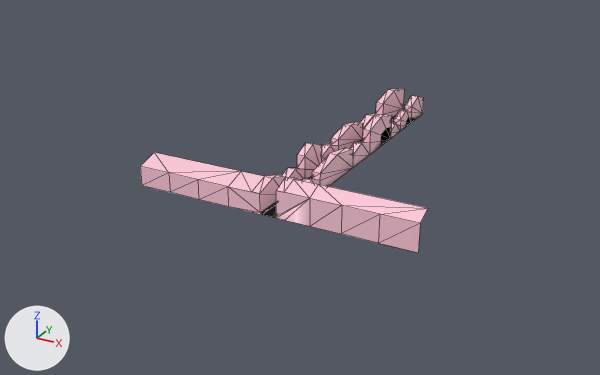
What one commit did to the OBJ model game/assets/models/road.obj.
One viewpoint serves both versions: a camera (50 mm lens) standing at (54.3, -85.5, 48.0) and looking at (-3.3, 19.3, -4.5). Arrows for +X, +Y and +Z are at lower left; the lights stay in place. Mesh edges are drawn as thin lines. Where no turn or scale is listed for an object, it has been applied to the vertices.

Names of what the first picture shows: 'Road'.
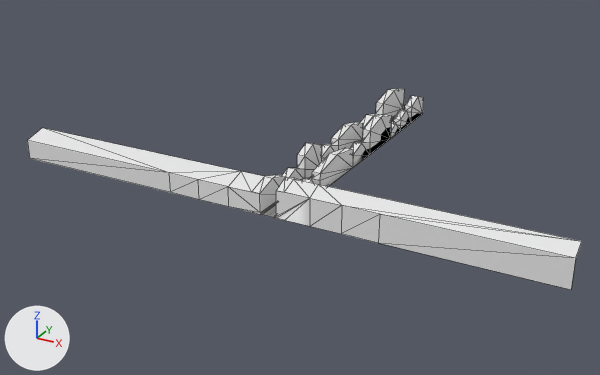
What differs and where, as boxes (x1, y1, x2, y2) in the pictures (600 x 375 px; the box of a moved part takes in the faces that stretch with it):
'Road', reshaped (92% wider, 23% taller)
    before: (140, 88, 428, 252)
    after: (27, 88, 582, 290)
part 1 of me_road, moved or reshaped
    before: (320, 185, 428, 252)
    after: (320, 185, 582, 290)
part 2 of me_road, moved or reshaped
    before: (140, 152, 238, 192)
    after: (27, 128, 238, 192)
part 3 of me_road, recoloured (pink to grey)
    both: (169, 89, 424, 243)
part 4 of me_road, recoloured (pink to white)
    both: (171, 88, 418, 218)
part 5 of me_road, recoloured
    both: (263, 119, 394, 218)
part 6 of me_road, recoloured
    both: (261, 109, 404, 217)

What changed in the scene script:
```text
Add mat_pavement_003:
    mat_pavement_003 = principled_material('Pavement.003')
    mat_pavement_003.base_color = (0.8, 0.8, 0.8)  # white #e7e7e7
    mat_pavement_003.roughness = 1.0
Add mat_asphalt_003:
    mat_asphalt_003 = principled_material('Asphalt.003')
    mat_asphalt_003.base_color = (0.8, 0.8, 0.8)  # white #e7e7e7
    mat_asphalt_003.roughness = 1.0
Add mat_houses_002:
    mat_houses_002 = principled_material('Houses.002')
    mat_houses_002.base_color = (0.8, 0.8, 0.8)  # white #e7e7e7
    mat_houses_002.roughness = 1.0
Change me_road:
    used by ob_road; location = (0.0, 0.0, 0.0)
    before: 144 (23.8, 0.0, 4.0) at pixel (420, 223), 146 (23.8, 0.0, 0.0) at pixel (418, 252), 149 (23.8, 2.4, 5.0) at pixel (428, 208)
    before: 151 (-18.8, 3.4, 4.0) at pixel (154, 152), 152 (-18.8, 0.0, 3.0) at pixel (140, 166), 154 (-18.8, 0.0, 0.0) at pixel (141, 185)
    remove me_road.from_pydata(...)  # 156 vertices, 286 faces; spans x -18.8..23.8, y 0.0..50.0, z 0.0..5.0
    add me_road.from_pydata(...)  # 156 vertices, 286 faces; spans x -40.8..41.9, y 0.0..50.0, z 0.0..5.0
    me_road part 1
    add for i in [144, 146, 149]: me_road.vertices[i].co += Vector((18.2, 0.0, 0.0))
    me_road part 2
    add for i in [151, 152, 154]: me_road.vertices[i].co += Vector((-22.0, 0.0, 0.0))
    me_road part 3: 155 faces spanning x -40.8..41.9, y 0.0..50.0, z 0.0..5.0 switch from mat_houses (pink #ffc9da) to mat_houses_002 (white #e7e7e7)
    me_road part 4: 108 faces spanning x -40.8..41.9, y 0.0..50.0, z 0.0..5.0 switch from mat_houses (pink #ffc9da) to mat_pavement_003 (white #e7e7e7)
    me_road part 5: 2 faces spanning x 1.6..3.4, y 0.0..50.0, z 0.0 switch from mat_asphalt (black #000000) to mat_asphalt_003 (white #e7e7e7)
    me_road part 6: 21 faces spanning x 1.2..3.8, y 0.0..50.0, z 0.0..0.2 switch from mat_pavement (dark grey #4f4f4f) to mat_pavement_003 (white #e7e7e7)
```
